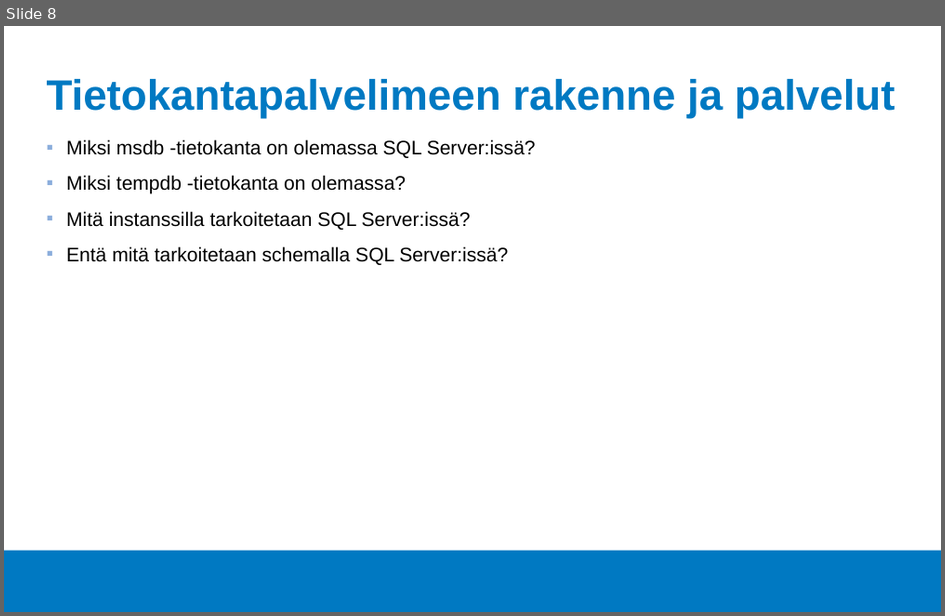
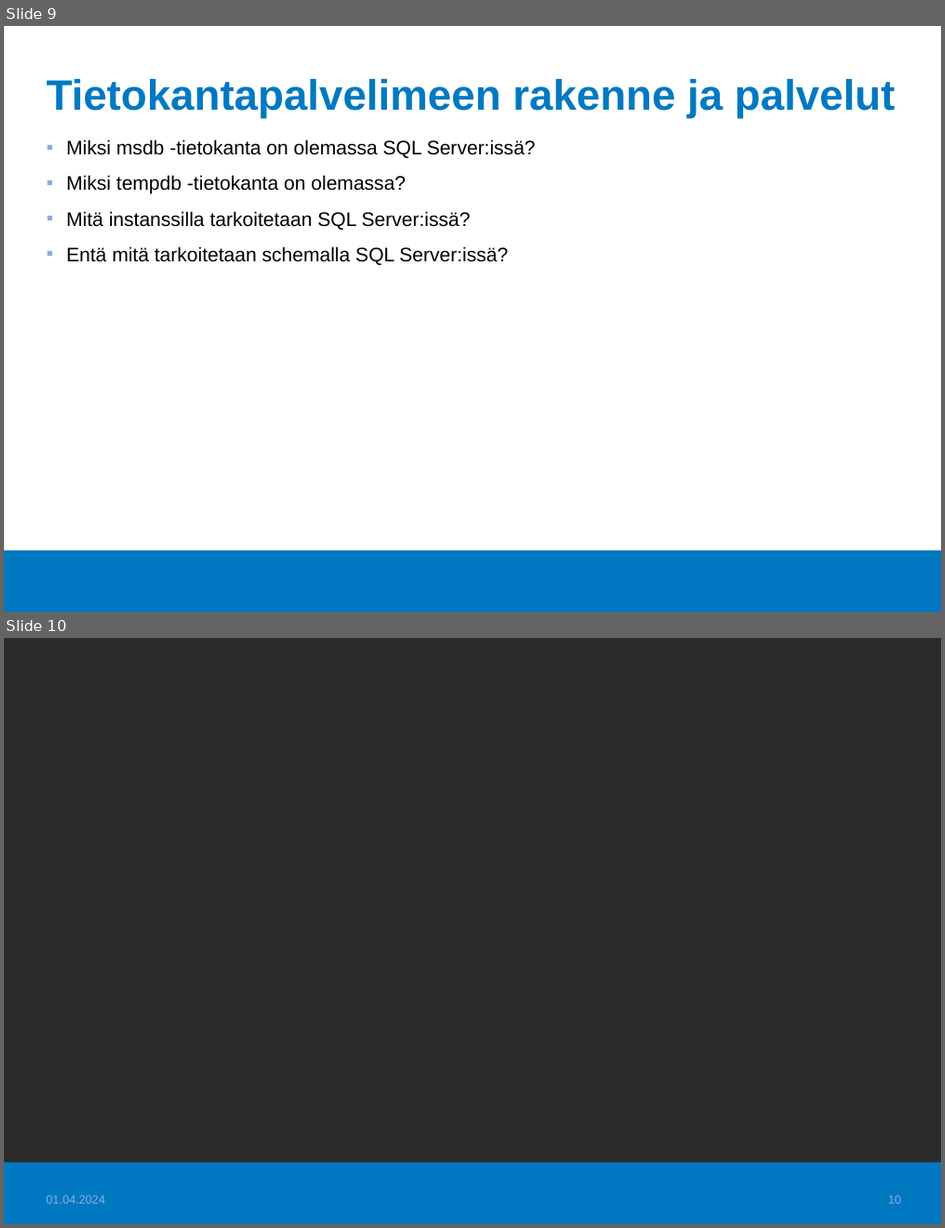
Before and after one commit to Tietokantahallinta/Tietokantahallinta.github.io, a slide deck: luennot/viikko01/Luentokalvot_01.odp. Shown one above the other, each under a label of ours: slide 8 before the commit, slides 9 and 10 after it. The pictures are 945x616 and 945x1228 pixels, drawn with LibreOffice and Linux fonts; fonts in the diff are those of the drawing; background and template pictures are left out; a plain dark background stands for a picture behind light text. Boxes give left, top, right and bottom in pixels: in the first picture for what was removed or moved away, otherwise in the second. Text is boxed around its words. In the diff, an @@ line names an element or a change of style, - is before the commit and + after.

```diff
--- a/luennot/viikko01/Luentokalvot_01.odp
+++ b/luennot/viikko01/Luentokalvot_01.odp
@@ slide 10 added at (4, 638, 941, 1224), background picture (left out); not listed: 1 template element that a slide beside it also shows @@
@@ text added at (46, 1195, 104, 1203), 10 pt, text #8BADDC @@
+01.04.2024
@@ page number added at (888, 1195, 901, 1203), 10 pt, text #8BADDC @@
+10
@@ what was slide 8 is now slide 9 @@
```
Also in this commit, not shown: 2 slides changed, 1 other slide added, 1 slide removed, 2 other files.
